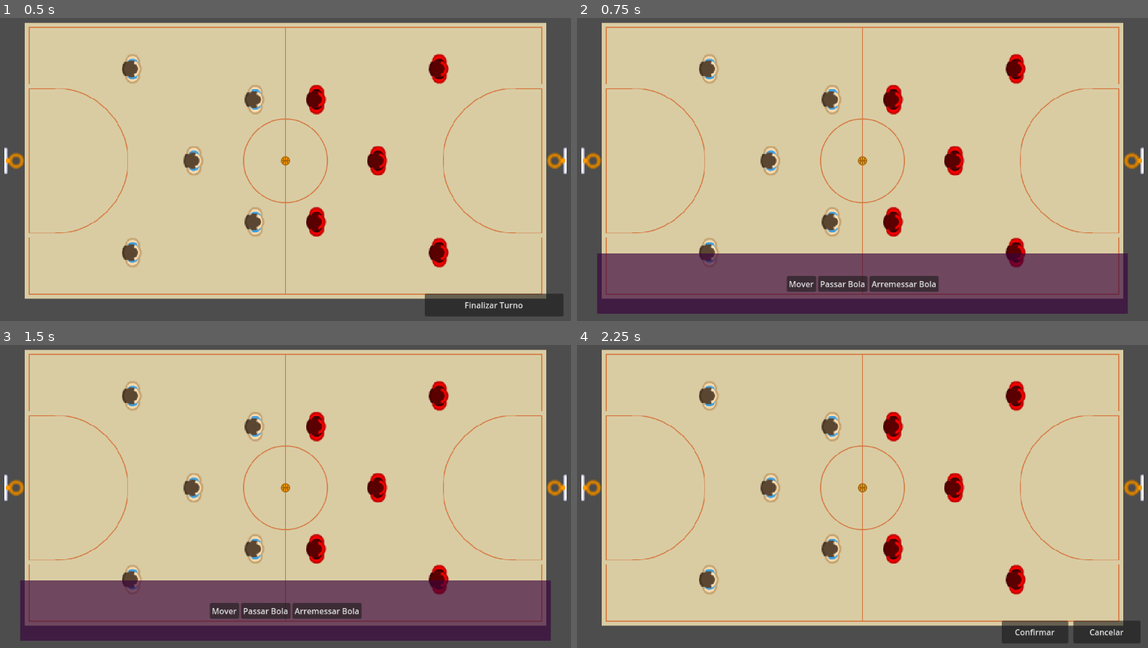
Above: before the commit, frames 1-4 (two rows, left to right).
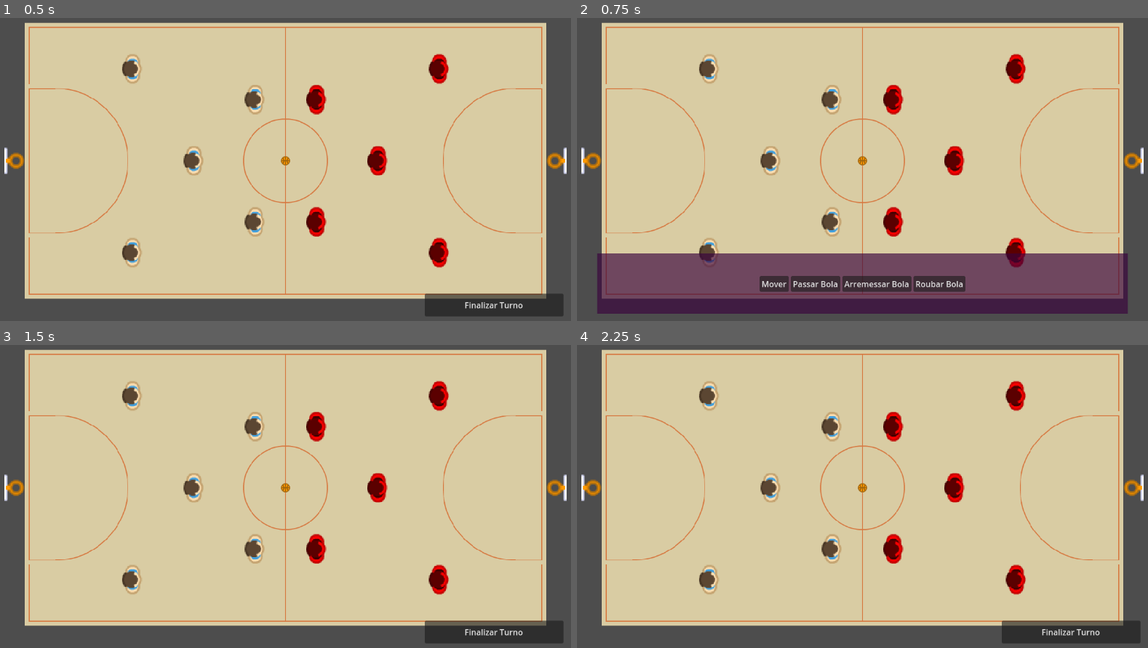
Above: after the commit, the same moments.

Repository: Cafeko/Basquete_RPG
Game: Godot game, scene res://Cenas/Main.tscn
Same seed, same stepped clock (60 frames per second), same inputs: the game is played once before the commit and once after it.
Inputs (mouse positions are in pixels of both pictures, inside the frame that each line leads up to):
- Up to frame 1 (0.5 s): no input
- Up to frame 2 (0.75 s): tap Enter at 0.5 s; move the mouse to (833, 227) at 0.52 s; click (833, 227) at 0.6 s
- Up to frame 3 (1.5 s): click (359, 611) at 1.25 s, where only the run after the commit has a clickable "Roubar Bola"
- Up to frame 4 (2.25 s): click (799, 611) at 2 s, where only the run before the commit has a clickable "Mover"

Frame 1 is identical in both runs. In frame 2, 0.9% of the frame differs, in the area x 31-69%, y 85-91%; in frame 3, 18%, in the area x 3-99%, y 77-99%; in frame 4, 0.3%.

Commit message:
Roubar bola

Diff:
--- a/Basquete_RPG_Godot/Cenas/Controlador.tscn
+++ b/Basquete_RPG_Godot/Cenas/Controlador.tscn
@@ -10,10 +10,12 @@
 [ext_resource type="Script" path="res://Scripts/Estados/Controlador/estado_fazendo_acao.gd" id="6_g1mc7"]
 [ext_resource type="Script" path="res://Scripts/Estados/Controlador/estado_passe_alvo.gd" id="9_2fpj2"]
 [ext_resource type="Script" path="res://Scripts/Estados/Controlador/estado_arremesso_alvo.gd" id="10_58hiv"]
+[ext_resource type="Script" path="res://Scripts/Estados/Controlador/estado_roubar_bola.gd" id="10_mu8jk"]
 [ext_resource type="Script" path="res://Scripts/Estados/Controlador/estado_defina_forca_acao.gd" id="11_evh47"]
 [ext_resource type="Script" path="res://Scripts/Estados/Controlador/estado_fez_ponto.gd" id="12_bex5c"]
 [ext_resource type="Script" path="res://Scripts/Estados/Controlador/estado_faz_passe.gd" id="12_tsvrt"]
 [ext_resource type="Script" path="res://Scripts/Estados/Controlador/estado_faz_arremesso.gd" id="13_u5gry"]
+[ext_resource type="Script" path="res://Scripts/Estados/Controlador/estado_faz_roubar_bola.gd" id="14_vawll"]
 [ext_resource type="Script" path="res://Scripts/Estados/Controlador/estado_finaliza_turno.gd" id="16_1masu"]
 
 [node name="Controlador" type="Node2D"]
@@ -44,6 +46,9 @@
 [node name="ArremessoAlvo" type="Node" parent="MaquinaEstados"]
 script = ExtResource("10_58hiv")
 
+[node name="RoubarBolaAlvo" type="Node" parent="MaquinaEstados"]
+script = ExtResource("10_mu8jk")
+
 [node name="DefinaForcaAcao" type="Node" parent="MaquinaEstados"]
 script = ExtResource("11_evh47")
 
@@ -53,6 +58,9 @@
 [node name="FazArremesso" type="Node" parent="MaquinaEstados"]
 script = ExtResource("13_u5gry")
 
+[node name="FazRoubarBola" type="Node" parent="MaquinaEstados"]
+script = ExtResource("14_vawll")
+
 [node name="FazendoAcao" type="Node" parent="MaquinaEstados"]
 script = ExtResource("6_g1mc7")
 
--- a/Basquete_RPG_Godot/Cenas/UI.tscn
+++ b/Basquete_RPG_Godot/Cenas/UI.tscn
@@ -60,6 +60,11 @@
 layout_mode = 2
 text = "Arremessar Bola"
 
+[node name="BotaoRoubarBola" type="Button" parent="MenuAcoes/ColorRect/Botoes"]
+layout_direction = 1
+layout_mode = 2
+text = "Roubar Bola"
+
 [node name="Confirmacao" type="Control" parent="."]
 visible = false
 custom_minimum_size = Vector2(300, 60)
@@ -127,6 +132,7 @@
 text = "Finalizar Turno"
 
 [node name="BarraForca" type="Control" parent="."]
+visible = false
 layout_mode = 3
 anchors_preset = 15
 anchor_right = 1.0
@@ -182,6 +188,7 @@
 [connection signal="button_up" from="MenuAcoes/ColorRect/Botoes/BotaoMover" to="." method="on_botao_mover"]
 [connection signal="button_up" from="MenuAcoes/ColorRect/Botoes/BotaoPassarBola" to="." method="on_botao_passar_bola"]
 [connection signal="button_up" from="MenuAcoes/ColorRect/Botoes/BotaoArremessarBola" to="." method="on_botao_arremessar_bola"]
+[connection signal="button_up" from="MenuAcoes/ColorRect/Botoes/BotaoRoubarBola" to="." method="on_botao_roubar_bola"]
 [connection signal="button_up" from="Confirmacao/Botoes/BotaoConfirmar" to="." method="on_botao_confirmar"]
 [connection signal="mouse_entered" from="Confirmacao/Botoes/BotaoConfirmar" to="." method="mouse_entrou"]
 [connection signal="mouse_exited" from="Confirmacao/Botoes/BotaoConfirmar" to="." method="mouse_saiu"]
--- a/Basquete_RPG_Godot/Cenas/jogador.tscn
+++ b/Basquete_RPG_Godot/Cenas/jogador.tscn
@@ -9,6 +9,7 @@
 [ext_resource type="Script" path="res://Scripts/Acoes/acao_passar_bola.gd" id="6_3xc18"]
 [ext_resource type="Script" path="res://Scripts/Acoes/acao_pegar_bola.gd" id="6_pg4gc"]
 [ext_resource type="Script" path="res://Scripts/Acoes/acao_arremessar_bola.gd" id="9_67p5s"]
+[ext_resource type="Script" path="res://Scripts/Acoes/acao_roubar_bola.gd" id="10_e8psy"]
 
 [sub_resource type="RectangleShape2D" id="RectangleShape2D_laouc"]
 size = Vector2(64, 64)
@@ -29,8 +30,10 @@
 
 [node name="Status" type="Node" parent="."]
 script = ExtResource("2_hlyrr")
-passe_forca = 10
-arremesso_forca = 50
+passe_forca = 40
+arremesso_forca = 70
+ataque_forca = 50
+defesa_forca = 30
 
 [node name="Acoes" type="Node" parent="." node_paths=PackedStringArray("primeira_acao")]
 script = ExtResource("3_b3cyp")
@@ -55,3 +58,7 @@
 [node name="ArremessarBola" type="Node" parent="Acoes" node_paths=PackedStringArray("corpo")]
 script = ExtResource("9_67p5s")
 corpo = NodePath("../..")
+
+[node name="RoubarBola" type="Node" parent="Acoes" node_paths=PackedStringArray("corpo")]
+script = ExtResource("10_e8psy")
+corpo = NodePath("../..")
--- /dev/null
+++ b/Basquete_RPG_Godot/Scripts/Acoes/acao_roubar_bola.gd
@@ -0,0 +1,41 @@
+# -<acao_roubar_bola>----------------------------------------------------------------------------- #
+# Ação que faz o jogador pegar a bola de um alvo, se alvo for aliado ele só pega a bola, caso
+# contrario ele disputa pela bola com o alvo, ficando atordoado se perder.
+# ------------------------------------------------------------------------------------------------ #
+extends Acao
+
+# Variaveis:
+# - Necessarias
+@export var corpo : Jogador
+var bola : Bola = null
+var alvo : Jogador
+var e_aliado : bool
+var forca : float
+
+# Usado para preparar a ação antes de começar a executar ela.
+func faze_de_preparacao(info : Array):
+	bola = info[0]
+	alvo = info[1]
+	e_aliado = info[2]
+	forca = info[3]
+
+# Usado para fazer a ação acontecer (é chamado constantemente).
+func executando(_delta):
+	# Alvo é aliado:
+	if e_aliado:
+		Global.roubou_bola.emit(corpo) # Sinal que faz a bola ir de um jogador para outro.
+		alvo.perdeu_bola()
+		corpo.com_bola = true
+	# Alvo não é aliado:
+	else:
+		# Pega defesa do alvo e compara ela com a força do ataque.
+		var alvo_defesa = alvo.status.get_defesa_forca()
+		# Se perder:
+		if forca <= alvo_defesa:
+			corpo.fica_atordoado() # Deixa jogador atordoado ao perder para o alvo.
+		# Se ganhar:
+		else:
+			Global.roubou_bola.emit(corpo) # Sinal que faz a bola ir de um jogador para outro.
+			alvo.perdeu_bola()
+			corpo.com_bola = true
+	fim.emit()
--- a/Basquete_RPG_Godot/Scripts/Estados/Bola/estado_com_jogador.gd
+++ b/Basquete_RPG_Godot/Scripts/Estados/Bola/estado_com_jogador.gd
@@ -6,14 +6,17 @@
 @export var bola : Bola
 
 var jogador : Jogador
+var roubada : bool = false
 
 # Executada quando os nós estiverem prontos.
 func tudo_pronto():
 	Global.passou_bola.connect(on_passou_bola)
 	Global.arremessou_bola.connect(on_arremessou_bola)
+	Global.roubou_bola.connect(on_roubou_bola)
 
 # Executado quando entra no estado.
 func entrando():
+	roubada = false
 	jogador = bola.get_jogador_segurando()
 
 # Executando enquanto está no estado.
@@ -22,10 +25,17 @@
 
 # Executado ao sair do estado
 func saindo():
-	bola.set_jogador_segurando(null)
+	if not roubada:
+		bola.set_jogador_segurando(null)
 
 func on_passou_bola():
 	muda_estado.emit(self.name, "EmPasse")
 
 func on_arremessou_bola():
 	muda_estado.emit(self.name, "EmArremesso")
+
+func on_roubou_bola(jogador):
+	if jogador is Jogador:
+		roubada = true
+		bola.set_jogador_segurando(jogador)
+		muda_estado.emit(self.name, "ComJogador")
--- a/Basquete_RPG_Godot/Scripts/Estados/Controlador/estado_defina_forca_acao.gd
+++ b/Basquete_RPG_Godot/Scripts/Estados/Controlador/estado_defina_forca_acao.gd
@@ -52,4 +52,7 @@
 	elif acao == "Arremesso":
 		forca = jogador.status.get_arremesso_forca()
 		estado = "FazArremesso"
+	elif acao == "RoubaBola":
+		forca = jogador.status.get_ataque_forca()
+		estado = "FazRoubarBola"
 	return [forca, estado]
--- a/Basquete_RPG_Godot/Scripts/Estados/Controlador/estado_escolhe_acao.gd
+++ b/Basquete_RPG_Godot/Scripts/Estados/Controlador/estado_escolhe_acao.gd
@@ -27,5 +27,7 @@
 		novo_estado = "PasseAlvo"
 	elif acao == "ArremessarBola":
 		novo_estado = "ArremessoAlvo"
+	elif acao == "RoubarBola":
+		novo_estado = "RoubarBolaAlvo"
 	Global.controlador_estado_atual = novo_estado
 	muda_estado.emit(self.name, novo_estado)
--- /dev/null
+++ b/Basquete_RPG_Godot/Scripts/Estados/Controlador/estado_faz_roubar_bola.gd
@@ -0,0 +1,26 @@
+# -<estado_faz_roubar_bola>----------------------------------------------------------------------- #
+# Estado do controlador, estado que faz o jogador fazer o roubo da bola com as informações
+# perviamente definidas.
+# ------------------------------------------------------------------------------------------------ #
+extends Estado
+
+var informacoes : Array
+var jogador : Jogador
+var bola : Bola
+var alvo
+var aliado : bool
+var forca : int
+
+# Executado quando entra no estado.
+func entrando():
+	informacoes = Global.controlador.get_info()
+	jogador = Global.controlador.get_jogador_selecionado()
+	bola = informacoes[1]
+	alvo = informacoes[2]
+	aliado = informacoes[3]
+	forca = informacoes[4]
+
+# Executando enquanto está no estado.
+func executando(_delta):
+	jogador.comeca_roubar_bola(bola, alvo, aliado, forca)
+	muda_estado.emit(self.name, "FazendoAcao")
--- /dev/null
+++ b/Basquete_RPG_Godot/Scripts/Estados/Controlador/estado_roubar_bola.gd
@@ -0,0 +1,71 @@
+# -<estado_roubar_bola>--------------------------------------------------------------------------- #
+# Estado do controlador, estado em que é definido um alvo adjacente ao jogador para roubar a bola.
+# ------------------------------------------------------------------------------------------------ #
+extends Estado
+
+var jogador : Jogador
+var tile_jogador : Vector2i
+var alcance_roubo_bola : int
+var alvo
+var alvo_e_aliado : bool
+var tiles_proximos : Array
+var nada_pra_roubar : bool = true
+var primeira : bool = true
+
+# Executada quando os nós estiverem prontos.
+func tudo_pronto():
+	Global.confirmar_acao.connect(on_confirmar_acao)
+	Global.cancelar_acao.connect(on_cancelar_acao)
+
+# Executado quando entra no estado.
+func entrando():
+	primeira = true
+	nada_pra_roubar = true
+	jogador = Global.controlador.get_jogador_selecionado()
+	tile_jogador = Global.quadra.cord_para_tile(jogador.global_position)
+	alcance_roubo_bola = jogador.status.get_roubo_bola_numero_tiles()
+	alvo = null
+	tiles_proximos = Global.quadra.area_quadrada(tile_jogador, alcance_roubo_bola)
+	tiles_proximos.erase(tile_jogador)
+
+# Executando enquanto está no estado.
+func executando(_delta):
+	if primeira:
+		# Verifica se tem algum jogador posicionado nos tiles proximos e se ele está com a bola.
+		for tile in tiles_proximos:
+			var cordenada = Global.quadra.tile_para_cord(tile)
+			var alvo_temporario = Global.controlador.verifica_ponto(cordenada)
+			# Se o jogador proximo estiver com a bola:
+			if alvo_temporario is Jogador and alvo_temporario.com_bola:
+				nada_pra_roubar = false
+				# Define o alvo que vai ter a bola roubada e destaca o tile em que ele está.
+				alvo = alvo_temporario
+				var tile_alvo = Global.quadra.cord_para_tile(alvo.global_position)
+				var desenha_tiles : Array[Vector2i] = [tile_alvo]
+				Global.visual.desenha_area(desenha_tiles)
+				# Define se o alvo é um jogador do mesmo time ou não.
+				alvo_e_aliado = Global.controlador.jogador_no_time_do_turno(alvo)
+				Global.ui.exibe_confirmacao()
+		# Se não tiver nenhum jogador com bola dentro do alcance de roubo:
+		if nada_pra_roubar:
+			muda_estado.emit(self.name, "SelecionaJogador")
+		primeira = false
+
+# Executado ao sair do estado
+func saindo():
+	Global.visual.limpa_area()
+	Global.ui.esconde_confirmacao()
+
+func on_confirmar_acao(estado_alvo : String):
+	if self.name == estado_alvo:
+		Global.controlador.add_info("RoubaBola")
+		if alvo_e_aliado:
+			Global.controlador.add_info([Global.bola, alvo, alvo_e_aliado, 0]) # bola, alvo, aliado, forca
+			muda_estado.emit(self.name, "FazRoubarBola")
+		else:
+			Global.controlador.add_info([Global.bola, alvo, alvo_e_aliado]) # bola, alvo, aliado
+			muda_estado.emit(self.name, "DefinaForcaAcao")
+
+func on_cancelar_acao(estado_alvo : String):
+	if self.name == estado_alvo:
+		muda_estado.emit(self.name, "SelecionaJogador")
--- a/Basquete_RPG_Godot/Scripts/global.gd
+++ b/Basquete_RPG_Godot/Scripts/global.gd
@@ -24,3 +24,4 @@
 signal errou_cesta
 signal finalizar_turno
 signal para_barra_forca
+signal roubou_bola
--- a/Basquete_RPG_Godot/Scripts/jogador.gd
+++ b/Basquete_RPG_Godot/Scripts/jogador.gd
@@ -13,7 +13,8 @@
 #Ações
 var acoes : Dictionary
 var acao_atual : Acao = null
-var numero_acoes : int = 2
+var numero_acoes : int
+var numero_acoes_maximo : int = 3
 
 signal acao_fim
 
@@ -21,11 +22,13 @@
 	# Ações
 	acao_atual = get_node("Acoes").get_primeira_acao()
 	acoes = get_node("Acoes").get_acoes_dict()
+	numero_acoes = numero_acoes_maximo
 	# Conecta o sinal de fim.
 	acoes["Mover"].fim.connect(fim_mover)
 	acoes["PegarBola"].fim.connect(fim_pegar_bola)
 	acoes["PassarBola"].fim.connect(fim_passar_bola)
 	acoes["ArremessarBola"].fim.connect(fim_arremessar_bola)
+	acoes["RoubarBola"].fim.connect(fim_roubar_bola)
 
 func _physics_process(delta):
 	# Fica executando constantemente a ação atual.
@@ -45,12 +48,22 @@
 func get_time():
 	return time
 
+# Executada quando o jogador tiver a bola roubada dele.
+func perdeu_bola():
+	com_bola = false
+
+func fica_atordoado():
+	set_numero_acoes(0)
+
 # Ações:
+func set_numero_acoes(valor : int):
+	numero_acoes = valor
+
 func fez_acao():
 	numero_acoes -= 1
 
 func reset_numero_acoes():
-	numero_acoes = 2
+	numero_acoes = numero_acoes_maximo
 
 func get_acoes_disponiveis():
 	return numero_acoes
@@ -103,7 +116,7 @@
 	acao_atual = acoes["PassarBola"]
 	acao_atual.faze_de_preparacao([bola, alvo, tile_alvo, forca])
 
-# Muda para o estado Parado após fazer o passe.
+# Finaliza a ação PassarBola.
 func fim_passar_bola():
 	com_bola = false
 	# Finaliza a acao_atual e muda ela para a ação "Parado".
@@ -118,10 +131,24 @@
 	acao_atual = acoes["ArremessarBola"]
 	acao_atual.faze_de_preparacao([bola, alvo, tile_alvo, forca])
 
-# Muda para o estado Parado após o jogador arremessar a bola.
+# Finaliza a ação ArremessarBola.
 func fim_arremessar_bola():
 	com_bola = false
 	# Finaliza a acao_atual e muda ela para a ação "Parado".
 	acao_atual.finalizacao()
 	acao_atual = acoes["Parado"]
 	fez_acao()
+
+# - RoubarBola
+# Começa a ação de RoubarBola.
+func comeca_roubar_bola(bola : Bola, alvo : Jogador, aliado : bool, forca : float):
+	acao_atual = acoes["RoubarBola"]
+	acao_atual.faze_de_preparacao([bola, alvo, aliado, forca])
+
+# Finaliza a ação RoubarBola.
+func fim_roubar_bola():
+	# Finaliza a acao_atual e muda ela para a ação "Parado".
+	acao_atual.finalizacao()
+	acao_atual = acoes["Parado"]
+	# Emite o sinal informando que a ação acabou.
+	Global.acao_acabou.emit()
--- a/Basquete_RPG_Godot/Scripts/quadra.gd
+++ b/Basquete_RPG_Godot/Scripts/quadra.gd
@@ -126,6 +126,15 @@
 				tiles_list.append(tile)
 	return tiles_list
 
+# retorna uma lista com os tiles que formam uma area quadrada a partir de um tile central.
+func area_quadrada(centro : Vector2i, alcance_maximo : int):
+	var tiles_list : Array[Vector2i] = []
+	for x in range(-alcance_maximo, alcance_maximo + 1):
+		for y in range(-alcance_maximo, alcance_maximo + 1):
+			var tile = Vector2i(x + centro.x, y + centro.y)
+			tiles_list.append(tile)
+	return tiles_list
+
 # Coloca um tile na layer "Area".
 func set_tile_area(tile : Vector2i):
 	tilemap.set_cell(layers_id["Area"], tile, 2, Vector2i(0, 0))
--- a/Basquete_RPG_Godot/Scripts/status_jogador.gd
+++ b/Basquete_RPG_Godot/Scripts/status_jogador.gd
@@ -5,11 +5,17 @@
 
 @export var passe_forca : int = 1
 @export var arremesso_forca : int = 1
+@export var ataque_forca : int = 1
+@export var defesa_forca : int = 1
 
-var movimento_alcance : int = 3
-var passe_alcance : int = 5
+var movimento_alcance : int = 4
+var passe_alcance : int = 6
 var arremesso_alcance : int = 9
+var roubo_bola_alcance : int = 1
+# ------------------------------------------------------------------------------------------------ #
 
+# ------------------------------------------------------------------------------------------------ #
+# - Força
 # Retorna a força maxima do passe.
 func get_passe_forca():
 	return passe_forca
@@ -18,6 +24,17 @@
 func get_arremesso_forca():
 	return arremesso_forca
 
+# Retorna a força maxima do ataque.
+func get_ataque_forca():
+	return ataque_forca
+
+# Retorna a força maxima da defesa.
+func get_defesa_forca():
+	return defesa_forca
+# ------------------------------------------------------------------------------------------------ #
+
+# ------------------------------------------------------------------------------------------------ #
+# - Numero de tiles
 # Retorna o número de tiles que o jogador pode mover em uma ação.
 func get_movimento_numero_tiles():
 	return movimento_alcance
@@ -29,3 +46,7 @@
 # Retorna o número de tiles de alcance do arremesso do jogador.
 func get_arremesso_numero_tiles():
 	return arremesso_alcance
+
+# Retorna o número de tiles de alcance do roubo de bola do jogador.
+func get_roubo_bola_numero_tiles():
+	return roubo_bola_alcance
--- a/Basquete_RPG_Godot/Scripts/ui.gd
+++ b/Basquete_RPG_Godot/Scripts/ui.gd
@@ -79,3 +79,6 @@
 
 func on_botao_para_barra():
 	Global.para_barra_forca.emit()
+
+func on_botao_roubar_bola():
+	Global.acao_escolhida.emit("RoubarBola")
Not shown: 1 places in Basquete_RPG_Godot/Cenas/Controlador.tscn that only renumber resources
Not shown: 1 places in Basquete_RPG_Godot/Cenas/jogador.tscn that only renumber resources
